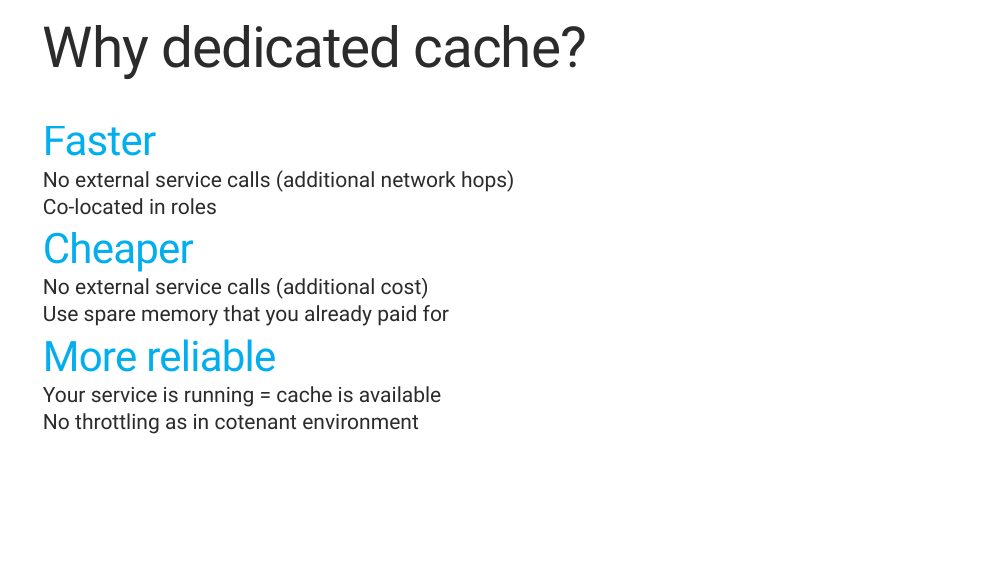
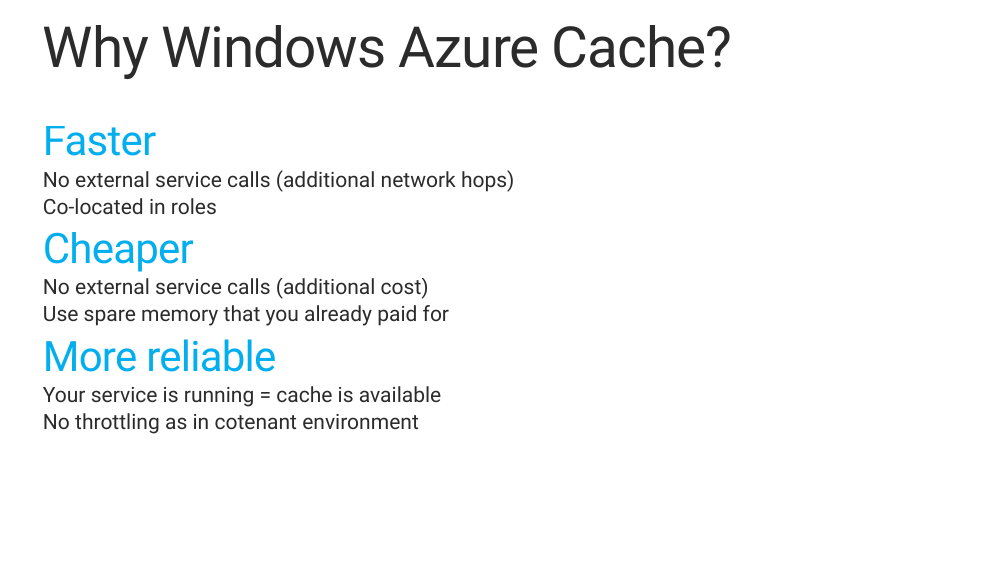
Before and after one commit to HaishiBai/PRESENTATION-ScalableGlobalAndHighlyAvailableApps, a slide deck: slide 24 of BuildingScalableGlobalAndHighlyAvailableWebApps.pptx. Drawn at 1008x567 pixels with LibreOffice and Linux fonts; fonts in the diff are those of the drawing. Boxes give left, top, right and bottom in pixels: in the first picture for what was removed or moved away, otherwise in the second. Text is boxed around its words. In the diff, an @@ line names an element or a change of style, - is before the commit and + after.

```diff
--- a/BuildingScalableGlobalAndHighlyAvailableWebApps.pptx
+++ b/BuildingScalableGlobalAndHighlyAvailableWebApps.pptx
@@ title at bbox=[43, 25, 732, 79]: text changed @@
-Why dedicated cache?
+Why Windows Azure Cache?
```
Also in this commit, not shown: 1 other slide changed.
